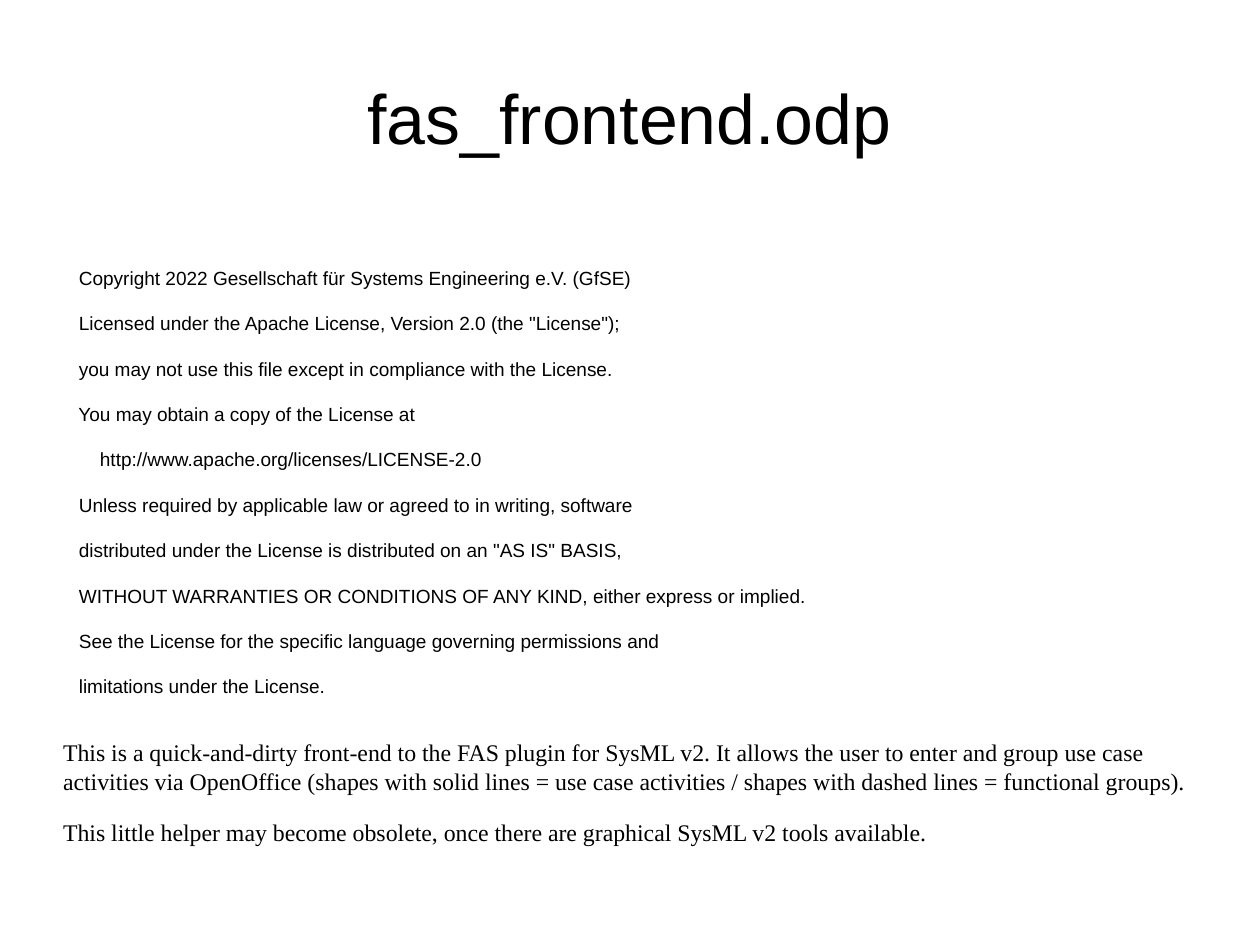
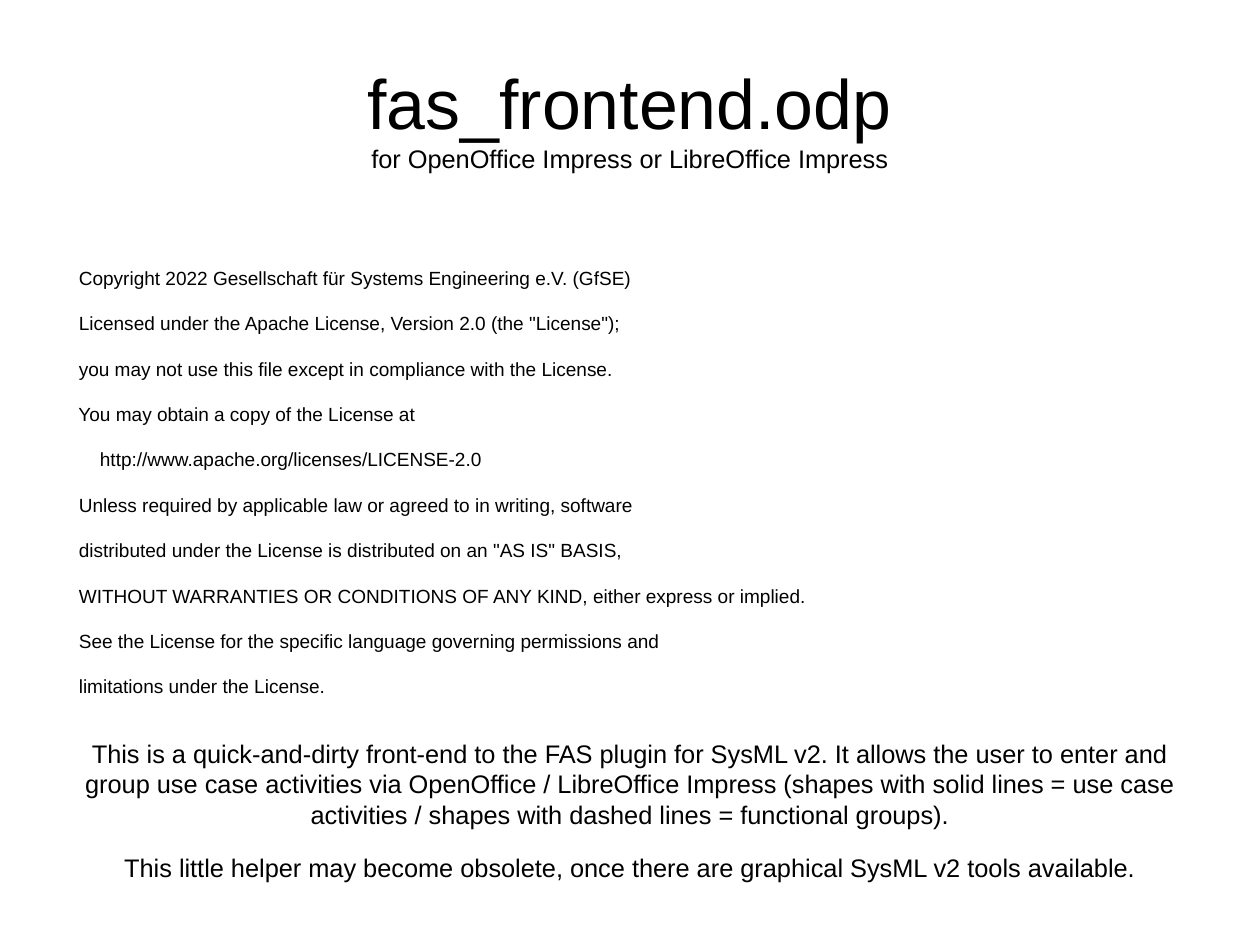
Before and after one commit to GfSE/fas4sysmlv2, a slide deck: slide 1 of src/io/usecase-activity-editor/fas_frontend.odp. Drawn at 1260x945 pixels with LibreOffice and Linux fonts; fonts in the diff are those of the drawing. Boxes give left, top, right and bottom in pixels: in the first picture for what was removed or moved away, otherwise in the second. Text is boxed around its words. In the diff, an @@ line names an element or a change of style, - is before the commit and + after.

```diff
--- a/src/io/usecase-activity-editor/fas_frontend.odp
+++ b/src/io/usecase-activity-editor/fas_frontend.odp
@@ title at (368, 78, 892, 174): text changed; size 44 to 16 pt @@
-fas_frontend.odp
+fas_frontend.odp
+for OpenOffice Impress or LibreOffice Impress
@@ text at (85, 744, 1174, 829): text changed; size 15 to 16 pt; font Times New Roman to Arial @@
-This is a quick-and-dirty front-end to the FAS plugin for SysML v2. It allows the user to enter and group use case activities via OpenOffice (shapes with solid lines = use case activities / shapes with dashed lines = functional groups).
+This is a quick-and-dirty front-end to the FAS plugin for SysML v2. It allows the user to enter and group use case activities via OpenOffice / LibreOffice Impress (shapes with solid lines = use case activities / shapes with dashed lines = functional groups).
@@ text at (124, 858, 1135, 882): size 15 to 16 pt, font Times New Roman to Arial in "This little helper may become obsolete, once ..."; alignment left to centre @@
```
Also in this commit, not shown: 1 other slide changed, 3 other files.
